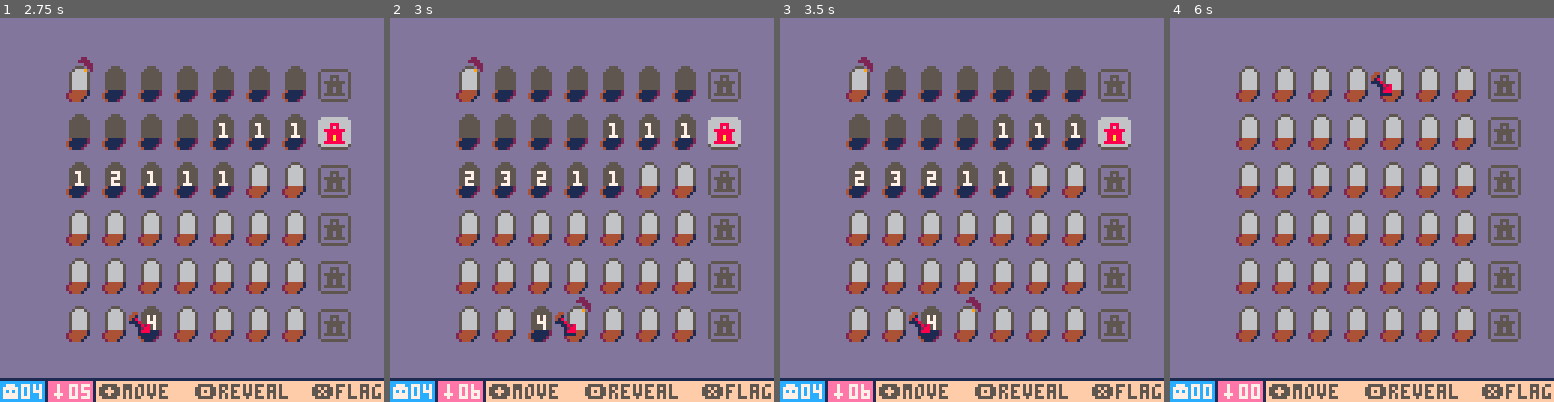
Above: before the commit, frames 1-4 (left to right).
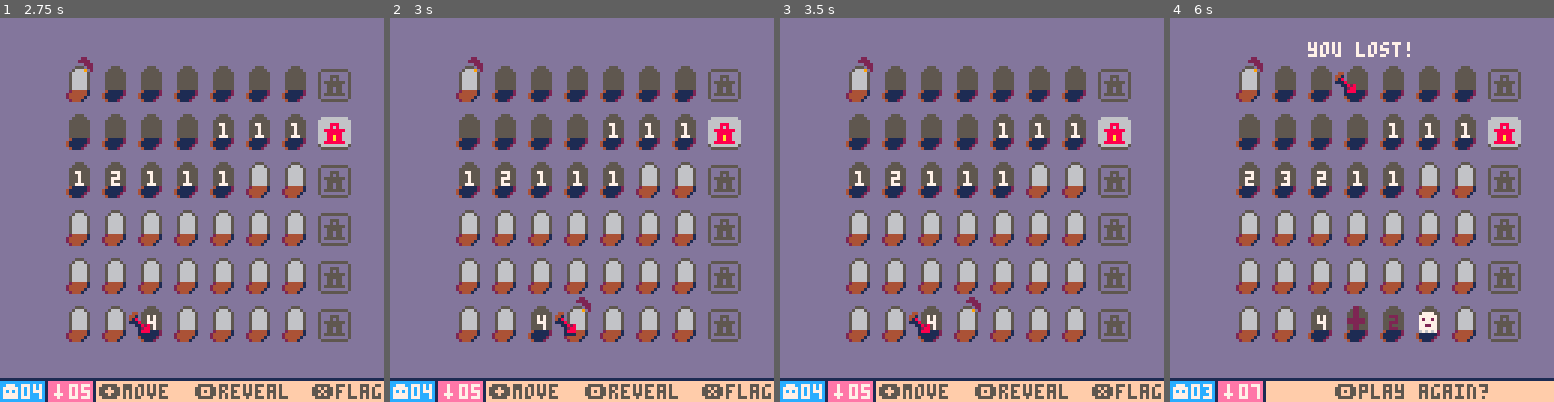
Above: after the commit, the same moments.

Repository: J0shW/ghosthunter
Game: PICO-8 cartridge ghosthunter.p8
Same seed, same stepped clock (60 frames per second), same inputs: the game is played once before the commit and once after it.
Inputs:
- Up to frame 1 (2.75 s): tap X (X key) at 0.33, 1.07, 1.85 s; tap O (Z key) at 0.7, 1.7, 2.1, 2.5 s; hold Right 1.6-2.1 s; hold Up 2.15-2.42 s; hold Right from 2.47 s (still down)
- Up to frame 2 (3 s): keep holding Right; tap O (Z key) at 2.9 s; tap X (X key) at 2.97 s
- Up to frame 3 (3.5 s): release Right at 3.03 s; hold Left from 3.08 s (still down); tap O (Z key) at 3.3 s
- Up to frame 4 (6 s): release Left at 3.58 s; hold Down 3.63-3.97 s; tap O (Z key) every 0.4 s from 3.7 to 5.7 s; hold Right 4.02-4.68 s; tap X (X key) at 4.08, 5.2 s; hold Up 4.73-5.03 s; hold Left 5.08-5.68 s; hold Down from 5.73 s (still down)

Frame 1 is identical in both runs. In frame 2, 0.1% of the frame differs, in the area x 19-41%, y 39-99%; in frame 3, 0.1%; in frame 4, 11%, in the area x 8-100%, y 6-100%.

Commit message:
Restrict spread to only orthogonal spaces

Diff:
--- a/main.lua
+++ b/main.lua
@@ -455,7 +455,7 @@
  end
 
  -- an array of the curse's neighbors
- local cursePosNeighbors=getListOfNeighbors(cursePos)
+ local cursePosNeighbors=getListOfNeighbors(cursePos, true)
  -- shuffle the array
  for i=1,#cursePosNeighbors do
   local j=flr(rnd(#cursePosNeighbors))+1
@@ -480,7 +480,7 @@
  end
 end
 
-function getListOfNeighbors(i)
+function getListOfNeighbors(i, removeDiagonals)
  -- an array of the tile's neighbors
  local neighbors={}
  if aboveExists(i) then
@@ -495,18 +495,20 @@
  if rightExists(i) then
   add(neighbors, i+1)
  end
- if aboveExists(i) and leftExists(i) then
-  add(neighbors, i-boardWidth-1)
- end
- if aboveExists(i) and rightExists(i) then
-  add(neighbors, i-boardWidth+1)
- end
- if belowExists(i) and leftExists(i) then
-  add(neighbors, i+boardWidth-1)
- end
- if belowExists(i) and rightExists(i) then
-  add(neighbors, i+boardWidth+1)
- end
+ if removeDiagonals!=true then
+    if aboveExists(i) and leftExists(i) then
+    add(neighbors, i-boardWidth-1)
+    end
+    if aboveExists(i) and rightExists(i) then
+    add(neighbors, i-boardWidth+1)
+    end
+    if belowExists(i) and leftExists(i) then
+    add(neighbors, i+boardWidth-1)
+    end
+    if belowExists(i) and rightExists(i) then
+    add(neighbors, i+boardWidth+1)
+    end
+end
  return neighbors
 end
 
